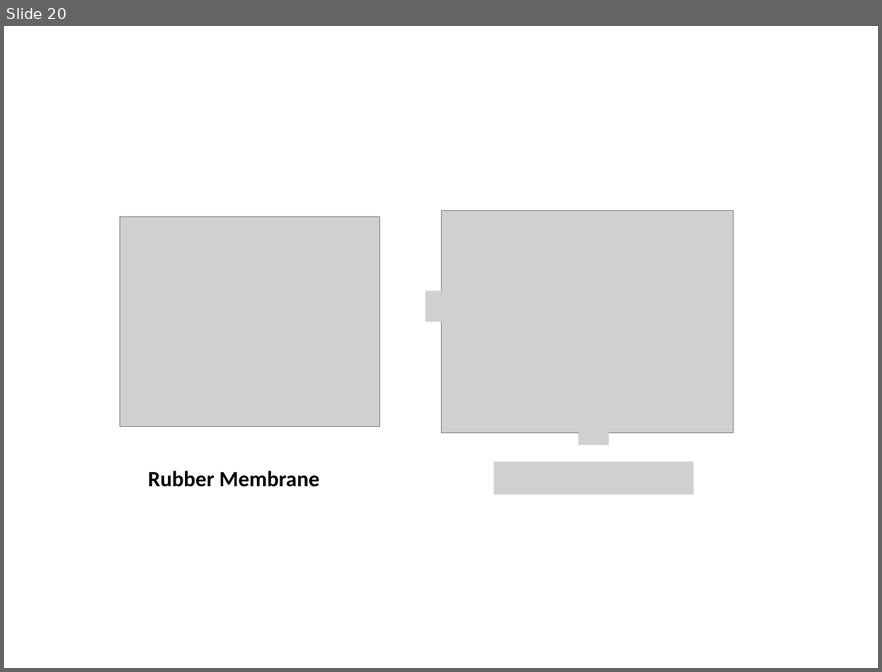
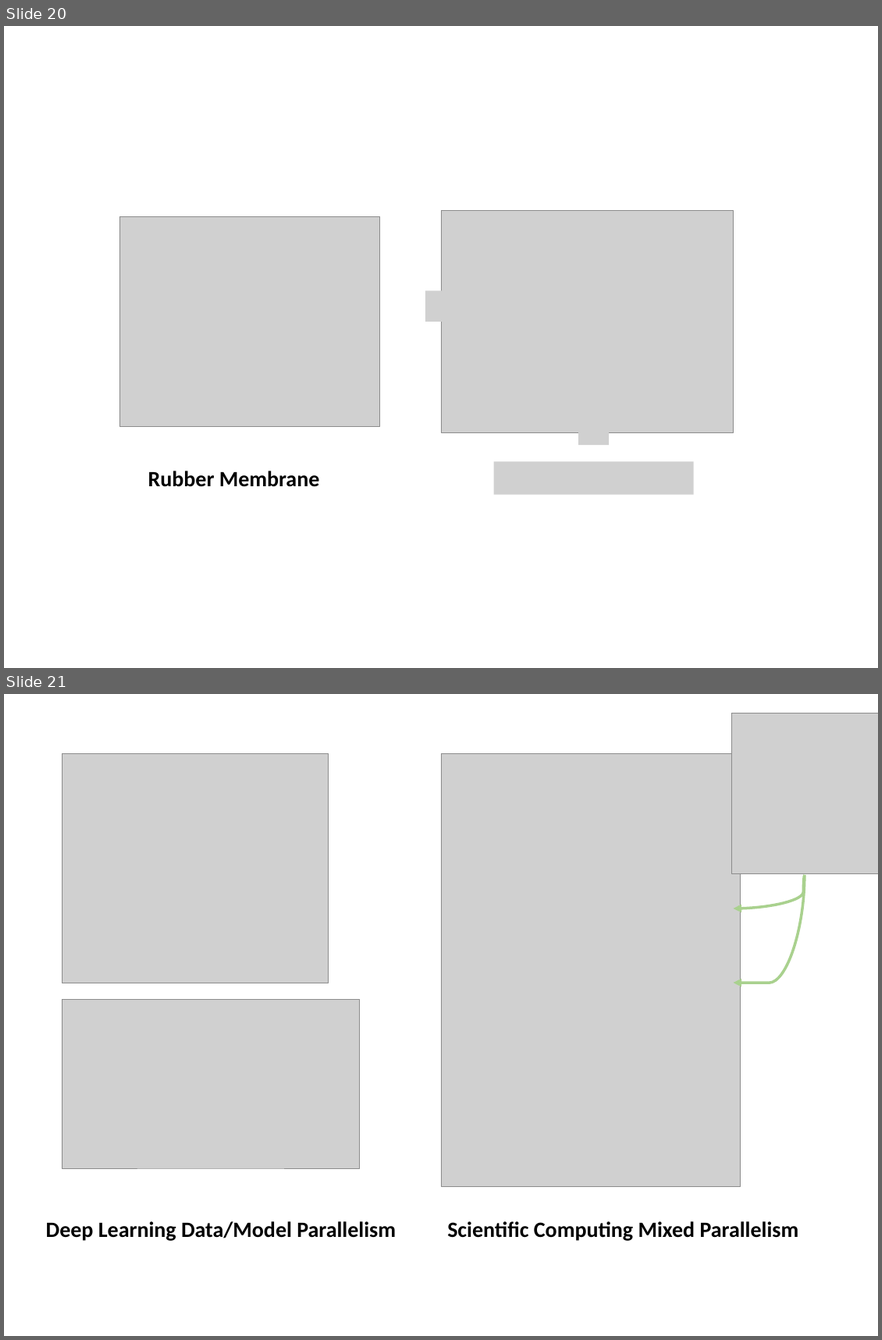
Before and after one commit to ADCMEMarket/ADCMEImages, a slide deck: Slides/figures.pptx. Shown one above the other, each under a label of ours: slide 20 before the commit, slides 20 and 21 after it. The pictures are 882x672 and 882x1340 pixels, drawn with LibreOffice and Linux fonts; fonts in the diff are those of the drawing; grey boxes stand for pictures. Boxes give left, top, right and bottom in pixels: in the first picture for what was removed or moved away, otherwise in the second. Text is boxed around its words. In the diff, an @@ line names an element or a change of style, - is before the commit and + after.

```diff
--- a/Slides/figures.pptx
+++ b/Slides/figures.pptx
@@ slide 21 added at (x1=4, y1=694, x2=878, y2=1336), background #FFFFFF @@
@@ picture added at (x1=732, y1=713, x2=878, y2=873) @@
@@ picture added at (x1=62, y1=753, x2=328, y2=983) @@
@@ picture added at (x1=441, y1=753, x2=740, y2=1187) @@
@@ curved arrow added from (804, 875) to (733, 908), #A9D18E 3 pt @@
@@ curved arrow added from (804, 875) to (733, 983), #A9D18E 3 pt @@
@@ picture added at (x1=62, y1=1000, x2=359, y2=1168) @@
@@ text added at (x1=46, y1=1221, x2=396, y2=1241), 24 pt, text #000000, bold @@
+Deep Learning Data/Model Parallelism
@@ text added at (x1=447, y1=1221, x2=799, y2=1241), 24 pt, text #000000, bold @@
+Scientific Computing Mixed Parallelism
```
Also in this commit, not shown: 1 other file.
